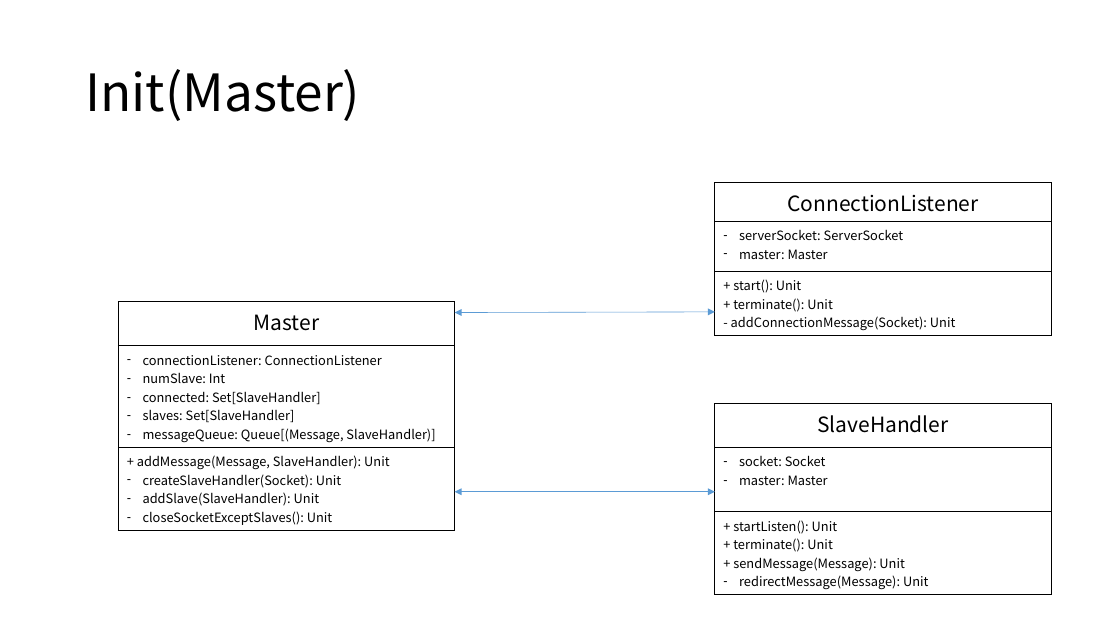
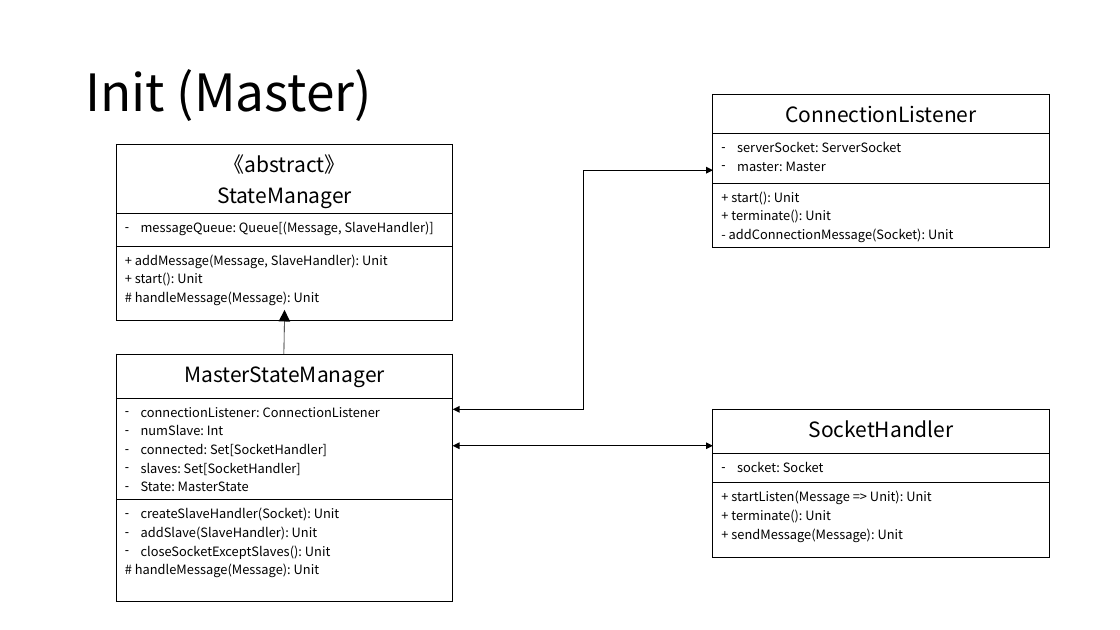
Before and after one commit to Eyebrowmoon/CS490, a slide deck: slide 21 of project.pptx. Drawn at 1120x630 pixels with LibreOffice and Linux fonts; fonts in the diff are those of the drawing. Boxes give left, top, right and bottom in pixels: in the first picture for what was removed or moved away, otherwise in the second. Text is boxed around its words. In the diff, an @@ line names an element or a change of style, - is before the commit and + after.

Commit message:
Init update

```diff
--- a/project.pptx
+++ b/project.pptx
@@ title at bbox=[85, 69, 372, 121]: spaces changed @@
-Init(Master)
+Init (Master)
@@ table: place and size @@
-table at bbox=[715, 182, 1051, 335]
+table at bbox=[713, 94, 1049, 247]
@@ table added at bbox=[117, 145, 453, 310], 3 rows, 1 columns @@
+《abstract》 / StateManager
+messageQueue: Queue[(Message, SlaveHandler)]
++ addMessage(Message, SlaveHandler): Unit / + start(): Unit / # handleMessage(Message): Unit
@@ elbow double arrow added from (453, 409) to (713, 171), #000000 0.5 pt @@
@@ arrow added from (284, 355) to (285, 310), #000000 0.5 pt @@
@@ double arrow removed from (455, 313) to (715, 312) @@
@@ table at bbox=[117, 355, 453, 582] @@
-row 1, column 1: Master
+row 1, column 1: MasterStateManager
-row 2, column 1: connectionListener: ConnectionListener / numSlave: Int / connected: Set[SlaveHandler] / slaves: Set[SlaveHandler] / messageQueue: Queue[(Message, SlaveHandler)]
+row 2, column 1: connectionListener: ConnectionListener / numSlave: Int / connected: Set[SocketHandler] / slaves: Set[SocketHandler] / State: MasterState
-row 3, column 1: + addMessage(Message, SlaveHandler): Unit / createSlaveHandler(Socket): Unit / addSlave(SlaveHandler): Unit / closeSocketExceptSlaves(): Unit
+row 3, column 1: createSlaveHandler(Socket): Unit / addSlave(SlaveHandler): Unit / closeSocketExceptSlaves(): Unit / # handleMessage(Message): Unit
@@ table: place and size @@
-table at bbox=[118, 302, 455, 529]
+table at bbox=[117, 355, 453, 582]
@@ table at bbox=[713, 409, 1049, 558] @@
-row 1, column 1: SlaveHandler
+row 1, column 1: SocketHandler
-row 2, column 1: socket: Socket / master: Master
+row 2, column 1: socket: Socket
-row 3, column 1: + startListen(): Unit / + terminate(): Unit / + sendMessage(Message): Unit / redirectMessage(Message): Unit
+row 3, column 1: + startListen(Message => Unit): Unit / + terminate(): Unit / + sendMessage(Message): Unit
@@ table: place and size @@
-table at bbox=[715, 404, 1051, 594]
+table at bbox=[713, 409, 1049, 558]
@@ double arrow moved from (455, 492) - (715, 492) to (453, 446) - (713, 446) @@
@@ double arrow (453, 446) - (713, 446): stroke #5B9BD5 0.5 pt to #000000 0.5 pt @@
```
Also in this commit, not shown: 2 other slides changed, 1 slide added, 1 other file.
